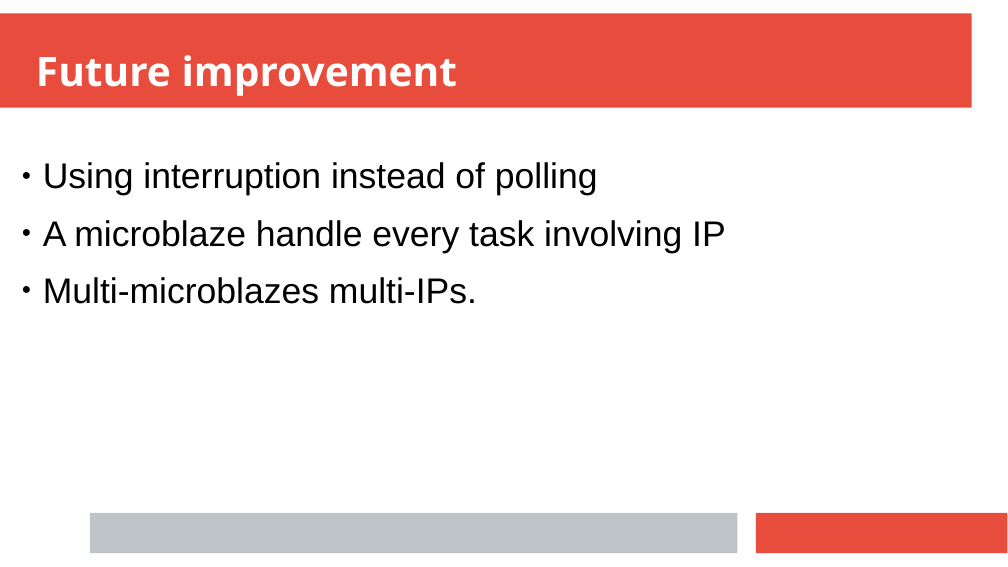
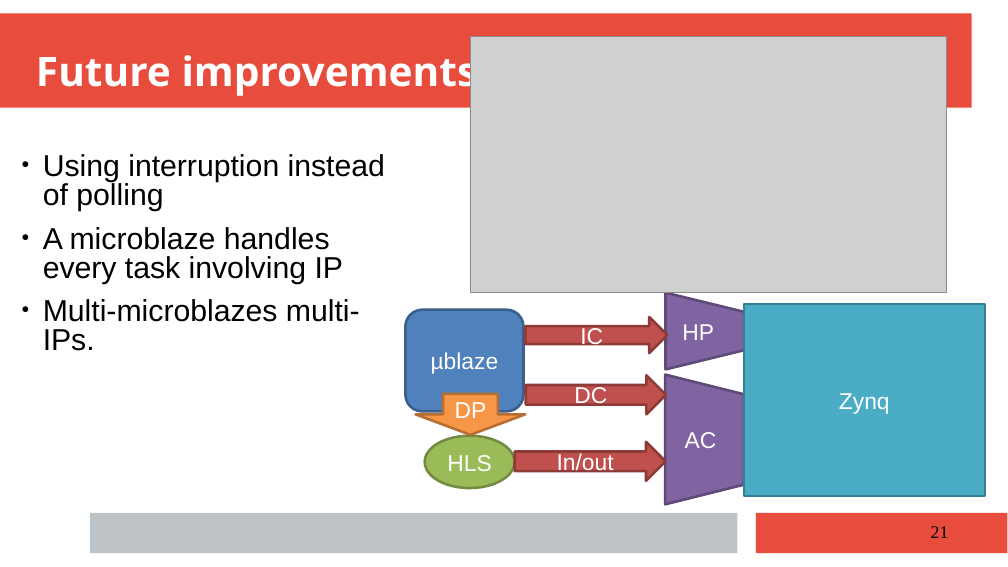
Before and after one commit to anisghaoui/A2, a slide deck: slide 21 of presentation_finale/prensent_A2_group_1.pptx. Drawn at 1008x567 pixels with LibreOffice and Linux fonts; fonts in the diff are those of the drawing; grey boxes stand for pictures. Boxes give left, top, right and bottom in pixels: in the first picture for what was removed or moved away, otherwise in the second. Text is boxed around its words. In the diff, an @@ line names an element or a change of style, - is before the commit and + after.

```diff
--- a/presentation_finale/prensent_A2_group_1.pptx
+++ b/presentation_finale/prensent_A2_group_1.pptx
@@ text at box(36, 48, 478, 97): text changed @@
-Future improvement
+Future improvements
@@ picture added at box(471, 37, 948, 293) @@
@@ text at box(43, 154, 385, 351): size 28 to 23.8 pt in "Using interruption instead of polling", "Multi-microblazes multi-IPs."; line spacing 1 to 0.8 @@
@@ text at box(43, 227, 343, 284): text changed; size 28 to 23.8 pt @@
-● A microblaze handle every task involving IP
+● A microblaze handles every task involving IP
@@ trapezoid added at box(666, 293, 745, 370), fill #8064A2, outline #5F4A78 2 pt, 18 pt, text #FFFFFF @@
+HP
@@ rounded rectangle added at box(405, 310, 523, 412), fill #4F81BD, outline #3A5F8C 2 pt, 18 pt, text #FFFFFF @@
+µblaze
@@ right arrow added at box(526, 317, 668, 354), fill #C0504D, outline #8E3B39 2 pt, 18 pt, text #FFFFFF @@
+IC
@@ rectangle added at box(745, 304, 986, 496), fill #4BACC6, outline #377F92 2 pt, 18 pt, text #FFFFFF @@
+Zynq
@@ right arrow added at box(526, 375, 666, 414), fill #C0504D, outline #8E3B39 2 pt, 18 pt, text #FFFFFF @@
+DC
@@ trapezoid added at box(666, 375, 745, 505), fill #8064A2, outline #5F4A78 2 pt, 18 pt, text #FFFFFF @@
+AC
@@ down arrow added at box(416, 394, 526, 435), fill #F79646, outline #B76F34 2 pt, 18 pt, text #FFFFFF @@
+DP
@@ ellipse added at box(424, 436, 514, 488), fill #9BBB59, outline #738A42 2 pt, 18 pt, text #FFFFFF @@
+HLS
@@ right arrow added at box(515, 442, 666, 481), fill #C0504D, outline #8E3B39 2 pt, 18 pt, text #FFFFFF @@
+In/out
@@ page number added at box(931, 526, 949, 538), 14 pt, text #000000 @@
+21
```
Also in this commit, not shown: 21 other slides changed, 5 other files.
